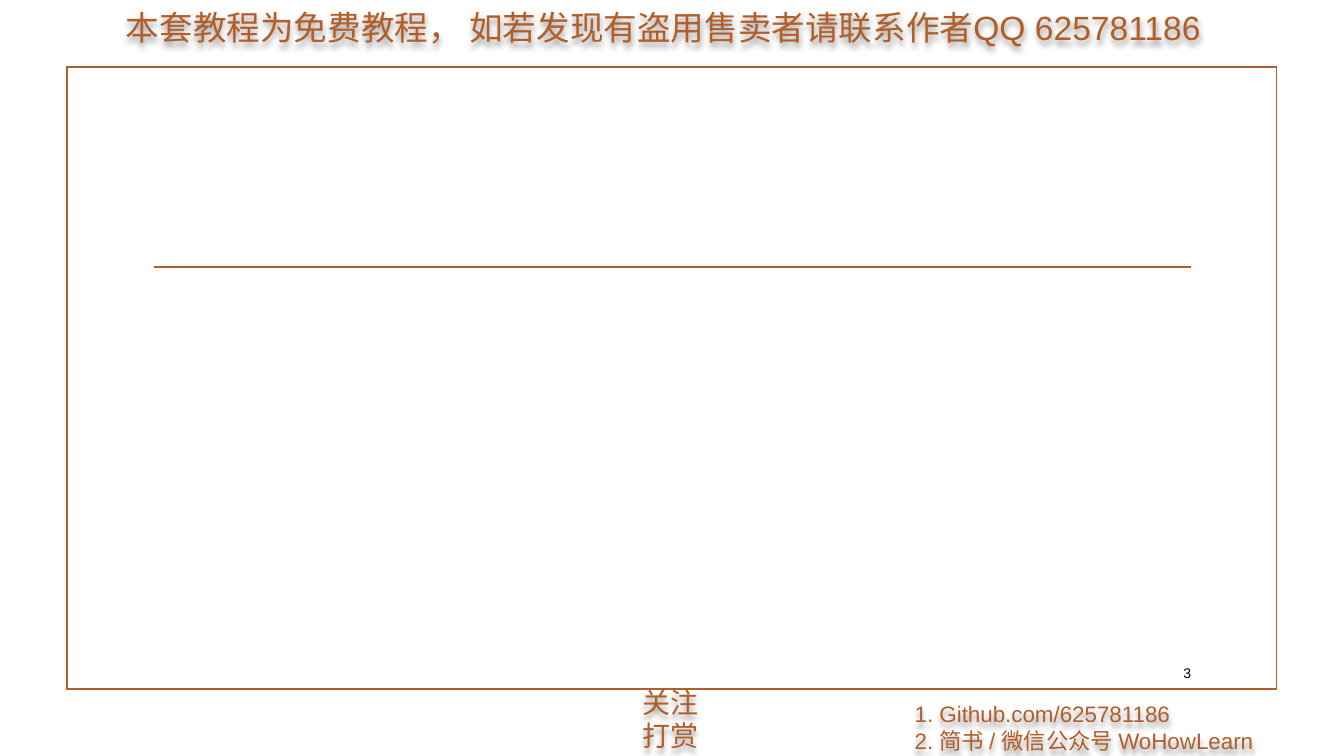
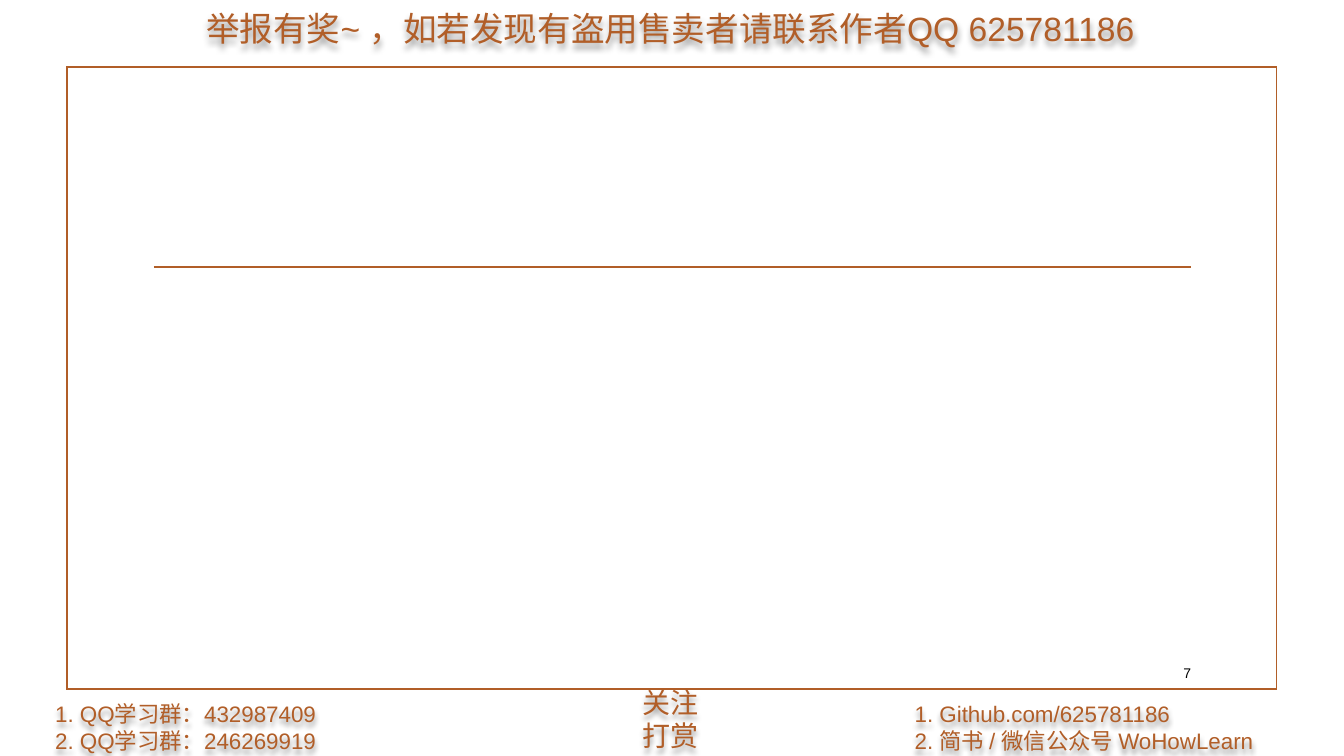
Before and after one commit to 625781186/WoHowLearn_PyQt5, a slide deck: slide 7 of 1.准备/1.准备.pptx (slide 3 before the commit). Drawn at 1344x756 pixels with LibreOffice and Linux fonts; fonts in the diff are those of the drawing; background and template pictures are left out. Boxes give left, top, right and bottom in pixels: in the first picture for what was removed or moved away, otherwise in the second. Text is boxed around its words. In the diff, an @@ line names an element or a change of style, - is before the commit and + after.

```diff
--- a/1.准备/1.准备.pptx
+++ b/1.准备/1.准备.pptx
@@ text at box(206, 13, 1135, 48): text changed @@
-本套教程为免费教程， 如若发现有盗用售卖者请联系作者QQ 625781186
+举报有奖~ ，如若发现有盗用售卖者请联系作者QQ 625781186
@@ page number at box(1183, 668, 1191, 678): text changed @@
-3
+7
@@ text added at box(55, 704, 316, 754), 16 pt, text #B15E28 @@
+1. QQ学习群：432987409
+2. QQ学习群：246269919
```
Also in this commit, not shown: 4 other slides changed, 2 slides added, 4 slides removed.
